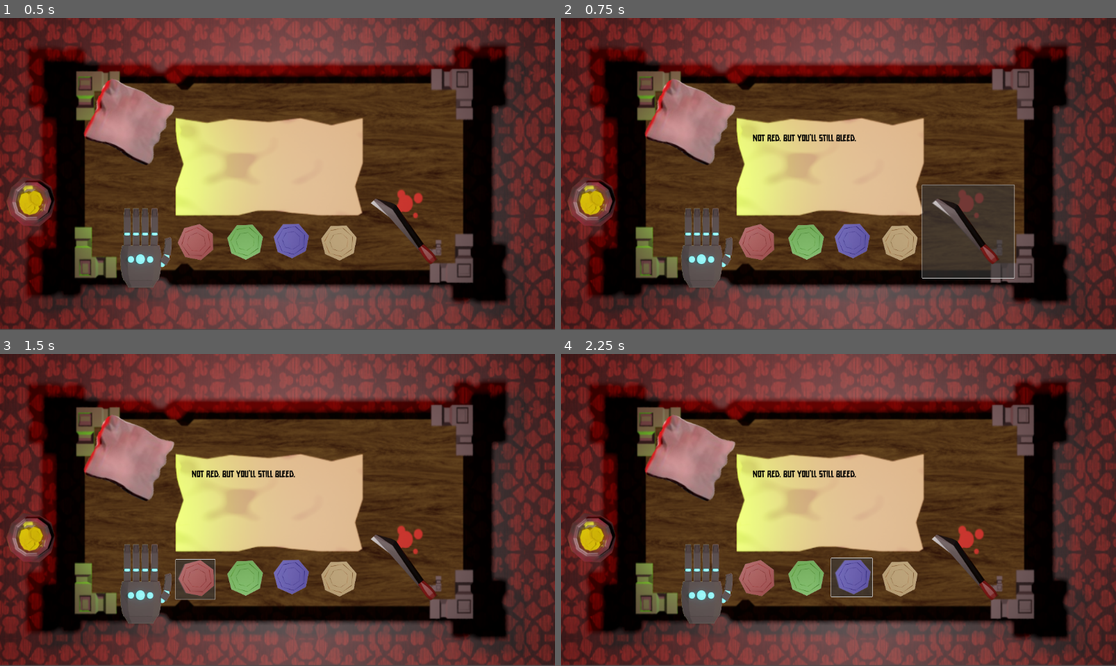
Above: before the commit, frames 1-4 (two rows, left to right).
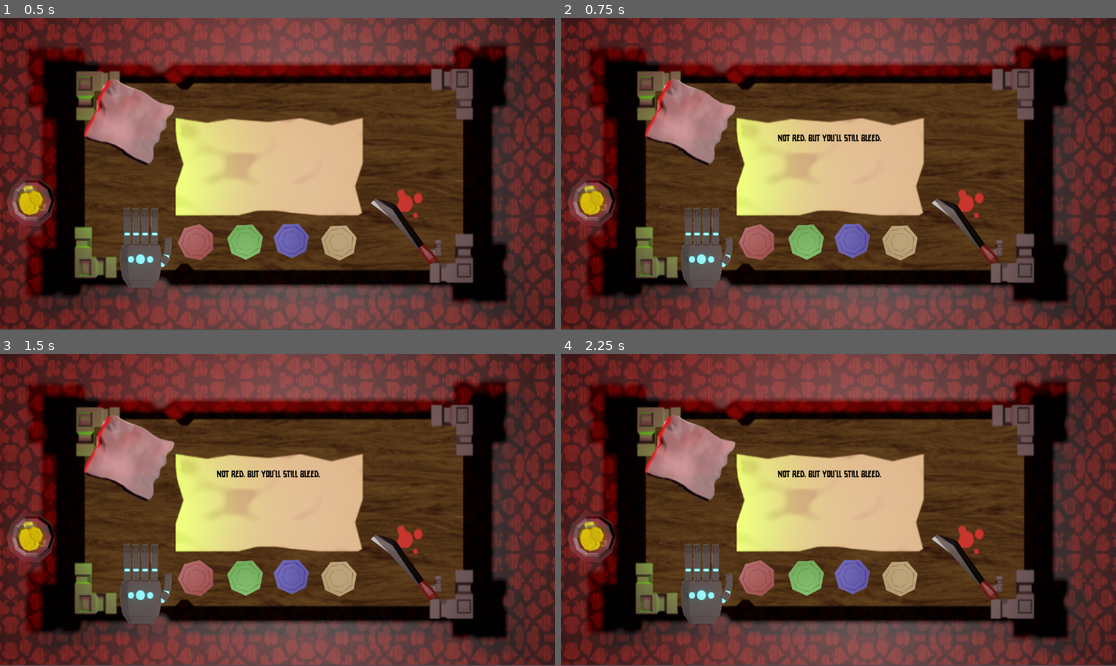
Above: after the commit, the same moments.

Repository: avanishbadhan/jumpstart
Game: Godot game, scene res://main.tscn
Same seed, same stepped clock (60 frames per second), same inputs: the game is played once before the commit and once after it.
Inputs (mouse positions are in pixels of both pictures, inside the frame that each line leads up to):
- Up to frame 1 (0.5 s): no input
- Up to frame 2 (0.75 s): click (966, 230) at 0.52 s
- Up to frame 3 (1.5 s): click (194, 578) at 1.27 s
- Up to frame 4 (2.25 s): click (849, 578) at 2.02 s

Frame 1 is identical in both runs. In frame 2, 1.8% of the frame differs, in the area x 34-82%, y 37-84%; in frame 3, 0.6%; in frame 4, 0.6%.

Commit message:
update 0.10

Diff:
--- a/main.tscn
+++ b/main.tscn
@@ -22,7 +22,7 @@
 
 [sub_resource type="StyleBoxEmpty" id="StyleBoxEmpty_efxa6"]
 
-[sub_resource type="StyleBoxEmpty" id="StyleBoxEmpty_ycdy4"]
+[sub_resource type="StyleBoxEmpty" id="StyleBoxEmpty_2cqfq"]
 
 [sub_resource type="StyleBoxEmpty" id="StyleBoxEmpty_yaehf"]
 
@@ -33,6 +33,8 @@
 [sub_resource type="ButtonGroup" id="ButtonGroup_82xsv"]
 
 [sub_resource type="StyleBoxEmpty" id="StyleBoxEmpty_dg77c"]
+
+[sub_resource type="StyleBoxEmpty" id="StyleBoxEmpty_82xsv"]
 
 [node name="Node2D" type="Node2D"]
 
@@ -63,6 +65,7 @@
 theme_override_colors/font_color = Color(0.18959081, 0.096351765, 0.013852307, 1)
 theme_override_fonts/font = SubResource("FontVariation_cegan")
 theme_override_font_sizes/font_size = 20
+horizontal_alignment = 1
 autowrap_mode = 3
 
 [node name="machete" type="Button" parent="Control"]
@@ -78,6 +81,16 @@
 offset_bottom = 342.0
 scale = Vector2(0.5, 0.5)
 theme_override_styles/normal = SubResource("StyleBoxEmpty_efxa6")
+theme_override_styles/normal_mirrored = SubResource("StyleBoxEmpty_efxa6")
+theme_override_styles/pressed = SubResource("StyleBoxEmpty_efxa6")
+theme_override_styles/pressed_mirrored = SubResource("StyleBoxEmpty_efxa6")
+theme_override_styles/hover = SubResource("StyleBoxEmpty_efxa6")
+theme_override_styles/hover_mirrored = SubResource("StyleBoxEmpty_efxa6")
+theme_override_styles/hover_pressed = SubResource("StyleBoxEmpty_efxa6")
+theme_override_styles/hover_pressed_mirrored = SubResource("StyleBoxEmpty_efxa6")
+theme_override_styles/disabled = SubResource("StyleBoxEmpty_efxa6")
+theme_override_styles/disabled_mirrored = SubResource("StyleBoxEmpty_efxa6")
+theme_override_styles/focus = SubResource("StyleBoxEmpty_efxa6")
 icon = ExtResource("3_kek77")
 script = ExtResource("4_lquwl")
 
@@ -105,7 +118,17 @@
 offset_right = 546.0
 offset_bottom = 610.0
 scale = Vector2(0.45, 0.45)
-theme_override_styles/normal = SubResource("StyleBoxEmpty_ycdy4")
+theme_override_styles/normal = SubResource("StyleBoxEmpty_2cqfq")
+theme_override_styles/normal_mirrored = SubResource("StyleBoxEmpty_2cqfq")
+theme_override_styles/pressed = SubResource("StyleBoxEmpty_2cqfq")
+theme_override_styles/pressed_mirrored = SubResource("StyleBoxEmpty_2cqfq")
+theme_override_styles/hover = SubResource("StyleBoxEmpty_2cqfq")
+theme_override_styles/hover_mirrored = SubResource("StyleBoxEmpty_2cqfq")
+theme_override_styles/hover_pressed = SubResource("StyleBoxEmpty_2cqfq")
+theme_override_styles/hover_pressed_mirrored = SubResource("StyleBoxEmpty_2cqfq")
+theme_override_styles/disabled = SubResource("StyleBoxEmpty_2cqfq")
+theme_override_styles/disabled_mirrored = SubResource("StyleBoxEmpty_2cqfq")
+theme_override_styles/focus = SubResource("StyleBoxEmpty_2cqfq")
 icon = ExtResource("9_ycdy4")
 
 [node name="blue_select" type="Button" parent="."]
@@ -115,6 +138,16 @@
 offset_bottom = 602.0
 scale = Vector2(0.45, 0.45)
 theme_override_styles/normal = SubResource("StyleBoxEmpty_yaehf")
+theme_override_styles/normal_mirrored = SubResource("StyleBoxEmpty_yaehf")
+theme_override_styles/pressed = SubResource("StyleBoxEmpty_yaehf")
+theme_override_styles/pressed_mirrored = SubResource("StyleBoxEmpty_yaehf")
+theme_override_styles/hover = SubResource("StyleBoxEmpty_yaehf")
+theme_override_styles/hover_mirrored = SubResource("StyleBoxEmpty_yaehf")
+theme_override_styles/hover_pressed = SubResource("StyleBoxEmpty_yaehf")
+theme_override_styles/hover_pressed_mirrored = SubResource("StyleBoxEmpty_yaehf")
+theme_override_styles/disabled = SubResource("StyleBoxEmpty_yaehf")
+theme_override_styles/disabled_mirrored = SubResource("StyleBoxEmpty_yaehf")
+theme_override_styles/focus = SubResource("StyleBoxEmpty_yaehf")
 icon = ExtResource("10_w48qg")
 
 [node name="green_select" type="Button" parent="."]
@@ -124,6 +157,16 @@
 offset_bottom = 607.0
 scale = Vector2(0.45, 0.45)
 theme_override_styles/normal = SubResource("StyleBoxEmpty_074og")
+theme_override_styles/normal_mirrored = SubResource("StyleBoxEmpty_074og")
+theme_override_styles/pressed = SubResource("StyleBoxEmpty_074og")
+theme_override_styles/pressed_mirrored = SubResource("StyleBoxEmpty_074og")
+theme_override_styles/hover = SubResource("StyleBoxEmpty_074og")
+theme_override_styles/hover_mirrored = SubResource("StyleBoxEmpty_074og")
+theme_override_styles/hover_pressed = SubResource("StyleBoxEmpty_074og")
+theme_override_styles/hover_pressed_mirrored = SubResource("StyleBoxEmpty_074og")
+theme_override_styles/disabled = SubResource("StyleBoxEmpty_074og")
+theme_override_styles/disabled_mirrored = SubResource("StyleBoxEmpty_074og")
+theme_override_styles/focus = SubResource("StyleBoxEmpty_074og")
 icon = ExtResource("11_vivmo")
 
 [node name="yellow_select" type="Button" parent="."]
@@ -133,6 +176,16 @@
 offset_bottom = 619.0
 scale = Vector2(0.45, 0.45)
 theme_override_styles/normal = SubResource("StyleBoxEmpty_cegan")
+theme_override_styles/normal_mirrored = SubResource("StyleBoxEmpty_cegan")
+theme_override_styles/pressed = SubResource("StyleBoxEmpty_cegan")
+theme_override_styles/pressed_mirrored = SubResource("StyleBoxEmpty_cegan")
+theme_override_styles/hover = SubResource("StyleBoxEmpty_cegan")
+theme_override_styles/hover_mirrored = SubResource("StyleBoxEmpty_cegan")
+theme_override_styles/hover_pressed = SubResource("StyleBoxEmpty_cegan")
+theme_override_styles/hover_pressed_mirrored = SubResource("StyleBoxEmpty_cegan")
+theme_override_styles/disabled = SubResource("StyleBoxEmpty_cegan")
+theme_override_styles/disabled_mirrored = SubResource("StyleBoxEmpty_cegan")
+theme_override_styles/focus = SubResource("StyleBoxEmpty_cegan")
 button_group = SubResource("ButtonGroup_82xsv")
 icon = ExtResource("12_2cqfq")
 
@@ -145,6 +198,16 @@
 theme_override_colors/font_outline_color = Color(1, 1, 1, 1)
 theme_override_colors/icon_disabled_color = Color(0.099985994, 0.099985994, 0.099985994, 0.4)
 theme_override_styles/normal = SubResource("StyleBoxEmpty_dg77c")
+theme_override_styles/normal_mirrored = SubResource("StyleBoxEmpty_dg77c")
+theme_override_styles/pressed = SubResource("StyleBoxEmpty_dg77c")
+theme_override_styles/pressed_mirrored = SubResource("StyleBoxEmpty_dg77c")
+theme_override_styles/hover = SubResource("StyleBoxEmpty_82xsv")
+theme_override_styles/hover_mirrored = SubResource("StyleBoxEmpty_dg77c")
+theme_override_styles/hover_pressed = SubResource("StyleBoxEmpty_dg77c")
+theme_override_styles/hover_pressed_mirrored = SubResource("StyleBoxEmpty_dg77c")
+theme_override_styles/disabled = SubResource("StyleBoxEmpty_dg77c")
+theme_override_styles/disabled_mirrored = SubResource("StyleBoxEmpty_dg77c")
+theme_override_styles/focus = SubResource("StyleBoxEmpty_dg77c")
 icon = ExtResource("9_4c57u")
 
 [node name="cloth" type="Sprite2D" parent="."]
Binary file removed: Ricebox Allcaps.otf
Not shown, removed: Ricebox Allcaps.otf.import
Binary file removed: Ricebox Allcaps.png
Not shown, removed: Ricebox Allcaps.png.import
Not shown, removed: Ricebox Allcaps.txt
Not shown: 1 places in main.tscn that only renumber resources
